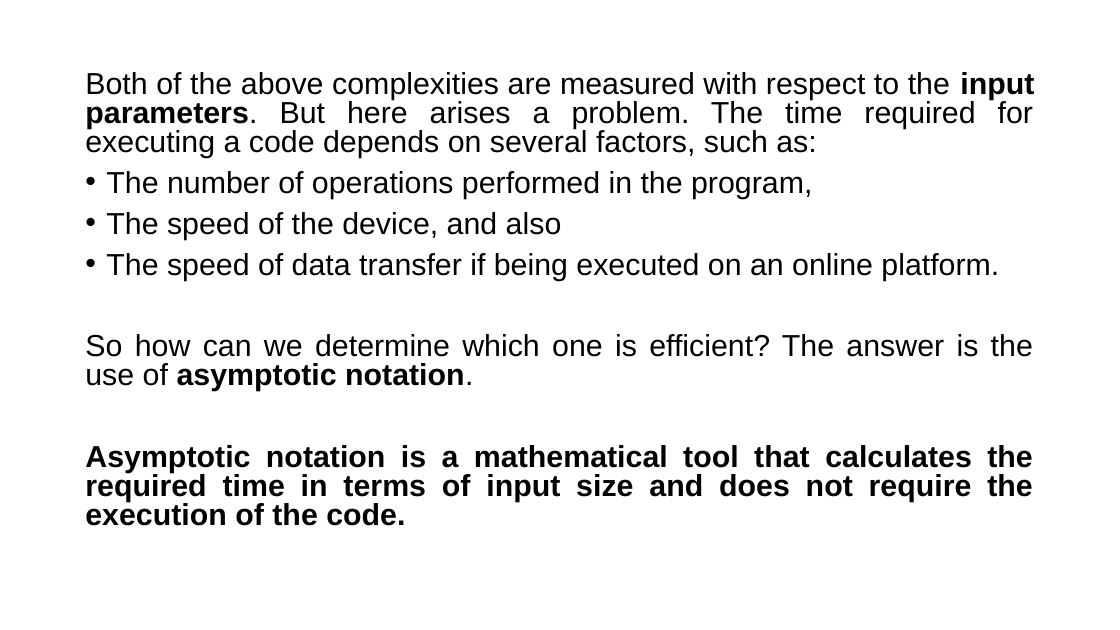
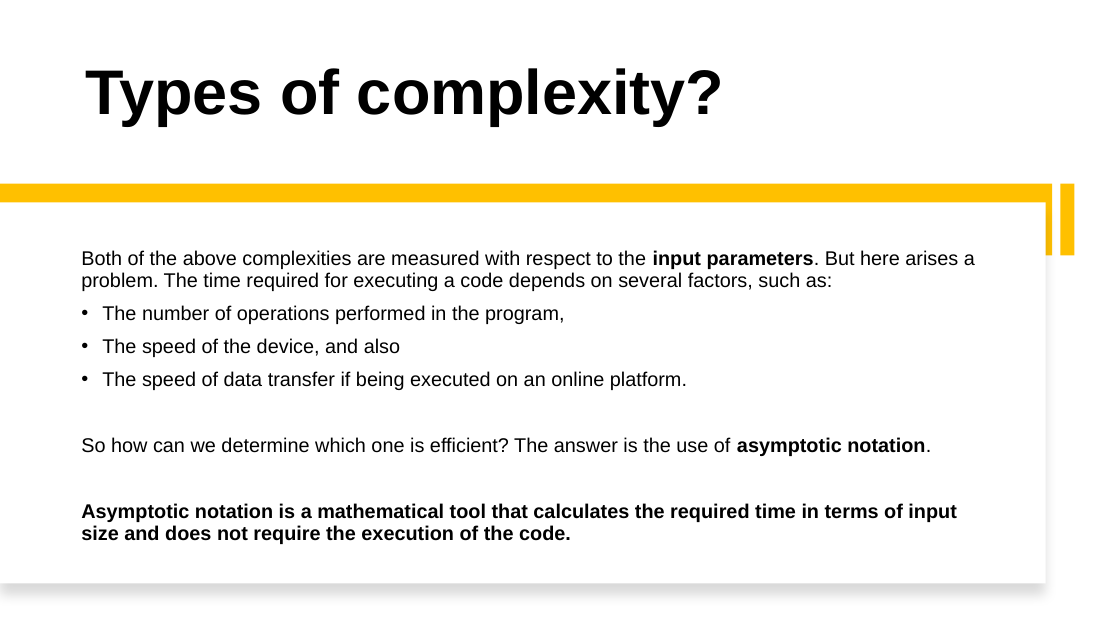
Before and after one commit to alaminbhuyan/DSA-In-Python, a slide deck: slide 15 of Design & Analysis Of Algorithm PDF/DAA.pptx. Drawn at 1120x630 pixels with LibreOffice and Linux fonts; fonts in the diff are those of the drawing. Boxes give left, top, right and bottom in pixels: in the first picture for what was removed or moved away, otherwise in the second. Text is boxed around its words. In the diff, an @@ line names an element or a change of style, - is before the commit and + after.

```diff
--- a/Design & Analysis Of Algorithm PDF/DAA.pptx
+++ b/Design & Analysis Of Algorithm PDF/DAA.pptx
@@ title added at box(85, 68, 724, 126), 54 pt, text #000000, bold @@
+Types of complexity?
@@ rectangle added at box(0, 184, 1053, 255), fill #FFC000 @@
@@ rectangle added at box(0, 202, 1046, 584), fill #FFFFFF @@
@@ rectangle added at box(1060, 184, 1075, 255), fill #FFC000 @@
@@ text "Both of the above complexities ...": place and size @@
-text "Both of the above complexities ..." at box(85, 72, 1034, 526)
+text "Both of the above complexities ..." at box(81, 250, 975, 544)
@@ text "Both of the above complexities ..." at box(81, 250, 975, 544): size 26 to 17 pt; alignment justified to left; line spacing 0.8 to 0.9; vertical alignment top to middle @@
```
Also in this commit, not shown: 29 other slides changed.
